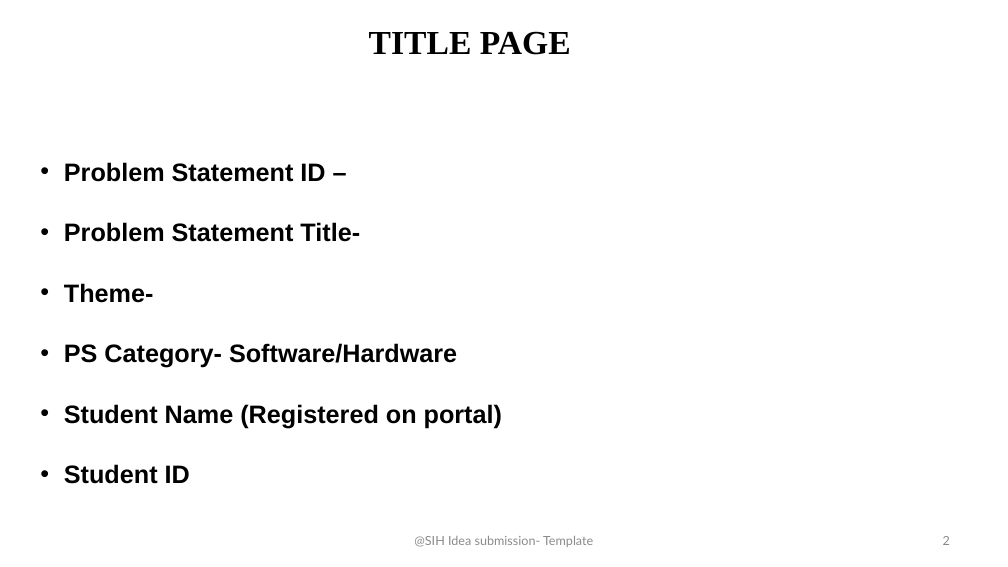
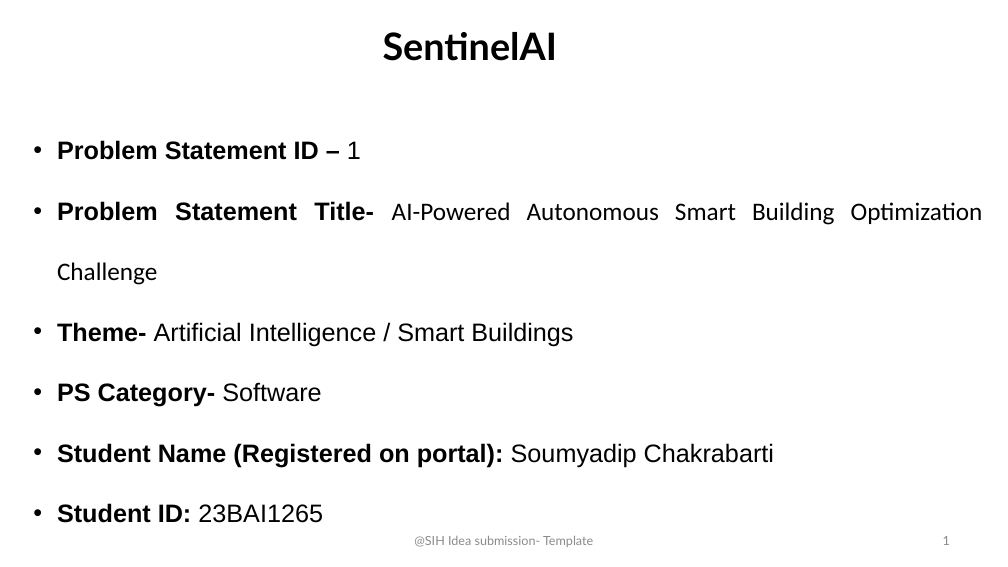
Before and after one commit to APEXPRE123207/Sentinel_BMS_AI, a slide deck: slide 1 of deliverables/SentinelAI_BMS_Presentation.pptx (slide 2 before the commit). Drawn at 1008x567 pixels with LibreOffice and Linux fonts; fonts in the diff are those of the drawing. Boxes give left, top, right and bottom in pixels: in the first picture for what was removed or moved away, otherwise in the second. Text is boxed around its words. In the diff, an @@ line names an element or a change of style, - is before the commit and + after.

```diff
--- a/deliverables/SentinelAI_BMS_Presentation.pptx
+++ b/deliverables/SentinelAI_BMS_Presentation.pptx
@@ text at <box>383,32,557,61</box>: text changed; size 32 to 36 pt; font Times New Roman to Lato @@
-TITLE PAGE
+SentinelAI
@@ text at <box>57,140,983,523</box>: text changed; bold off @@
-• Problem Statement ID –
-• Problem Statement Title-
-• Theme-
-• PS Category- Software/Hardware
-• Student Name (Registered on portal)
-• Student ID
+• Problem Statement ID – 1
+• Problem Statement Title- AI-Powered Autonomous Smart Building Optimization Challenge
+• Theme- Artificial Intelligence / Smart Buildings
+• PS Category- Software
+• Student Name (Registered on portal): Soumyadip Chakrabarti
+• Student ID: 23BAI1265
@@ page number at <box>943,536,950,545</box>: text changed @@
-2
+1
```
Also in this commit, not shown: 2 other slides changed, 3 slides added, 4 slides removed, 13 other files.
